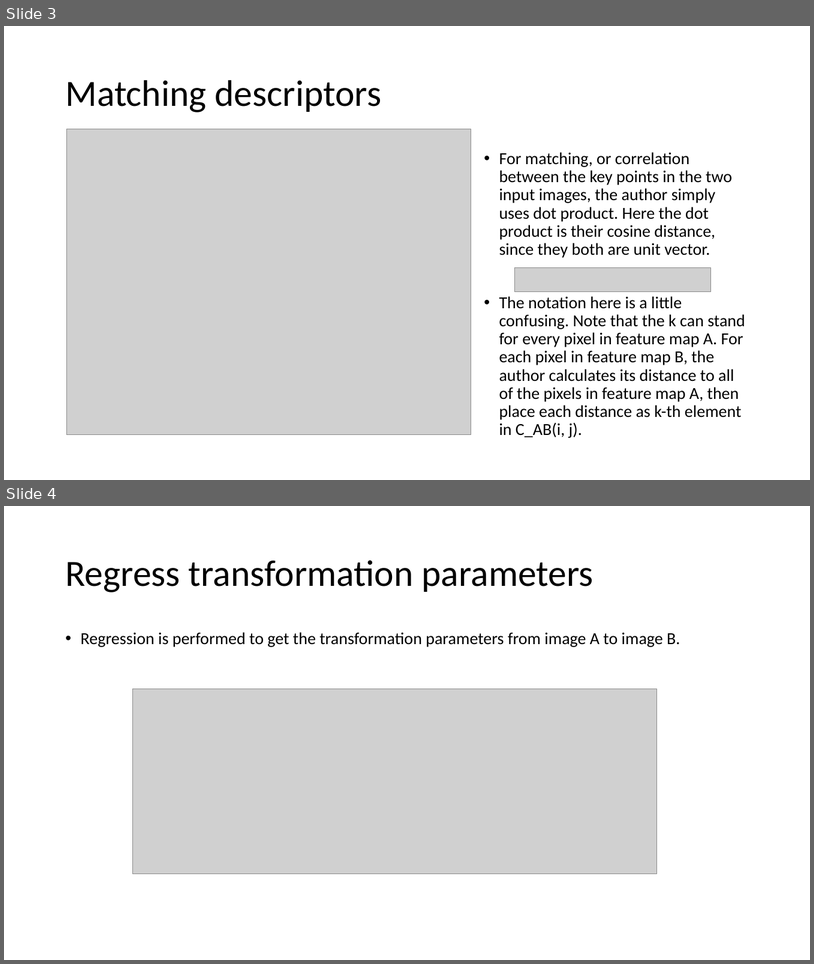
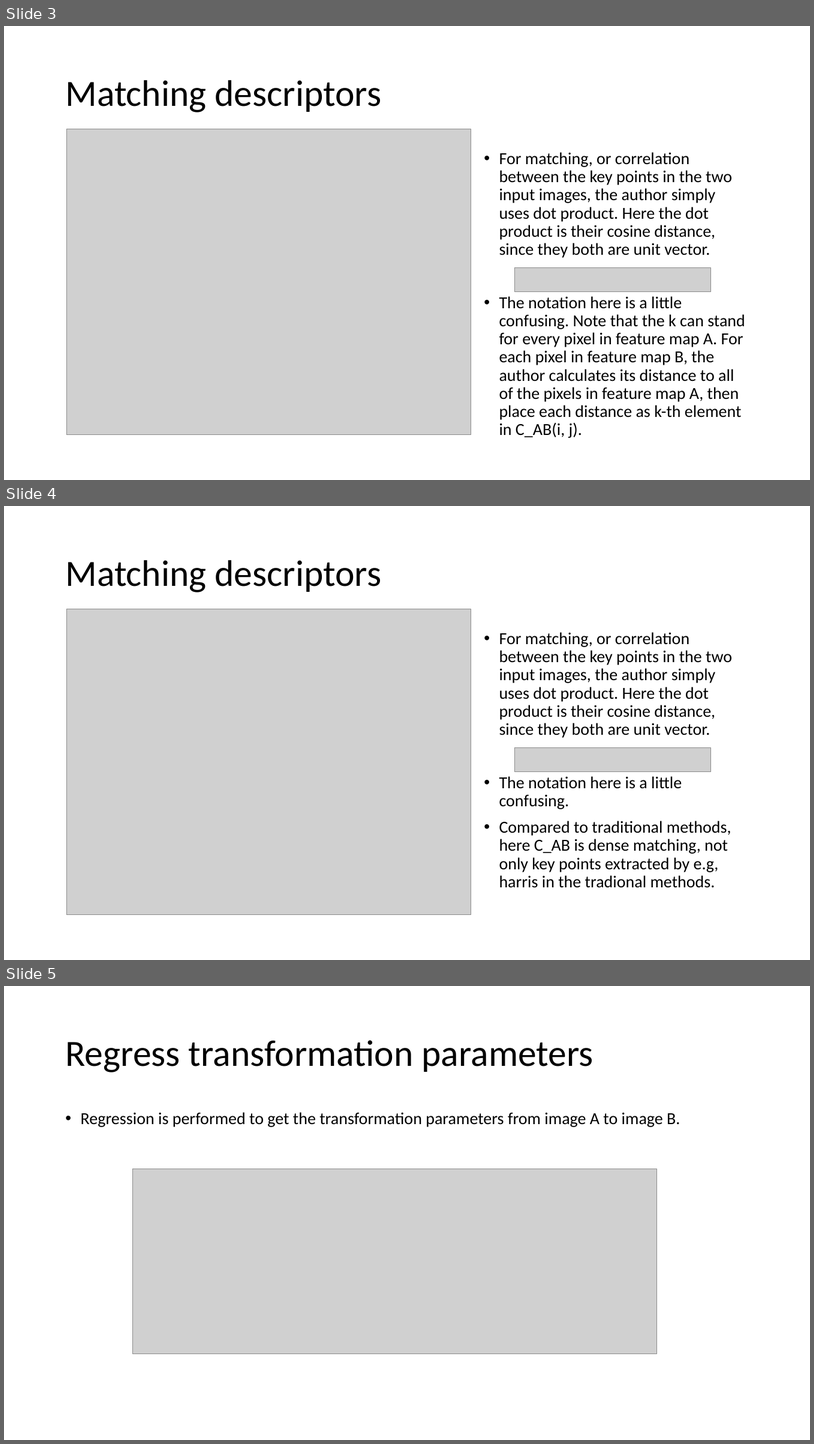
Before and after one commit to ZHAOZHIHAO/zhaozhihao.github.io, a slide deck: Convolutional neural network architecture for geometric matching.pptx. Shown one above the other, each under a label of ours: slides 3 and 4 before the commit, slides 3, 4 and 5 after it. The pictures are 814x964 and 814x1444 pixels, drawn with LibreOffice and Linux fonts; fonts in the diff are those of the drawing; grey boxes stand for pictures. Boxes give left, top, right and bottom in pixels: in the first picture for what was removed or moved away, otherwise in the second. Text is boxed around its words. In the diff, an @@ line names an element or a change of style, - is before the commit and + after.

```diff
--- a/Convolutional neural network architecture for geometric matching.pptx
+++ b/Convolutional neural network architecture for geometric matching.pptx
@@ slide 4 added at [4, 506, 810, 960], background #FFFFFF @@
@@ title added at [65, 560, 382, 592], 44 pt, text #000000 @@
+Matching descriptors
@@ picture added at [66, 609, 471, 915] @@
@@ text added at [500, 632, 732, 888], 20 pt, text #000000 @@
+• For matching, or correlation between the key points in the two input images, the author simply uses dot product. Here the dot product is their cosine distance, since they both are unit vector.
+• The notation here is a little confusing.
+• Compared to traditional methods, here C_AB is dense matching, not only key points extracted by e.g, harris in the tradional methods.
@@ picture added at [515, 747, 711, 772] @@
@@ what was slide 4 is now slide 5 @@
```
